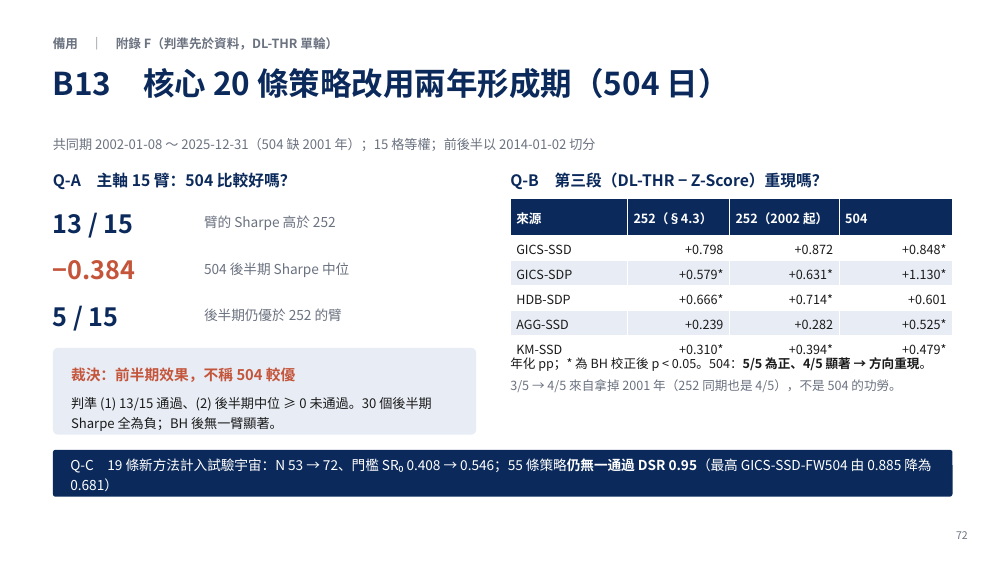
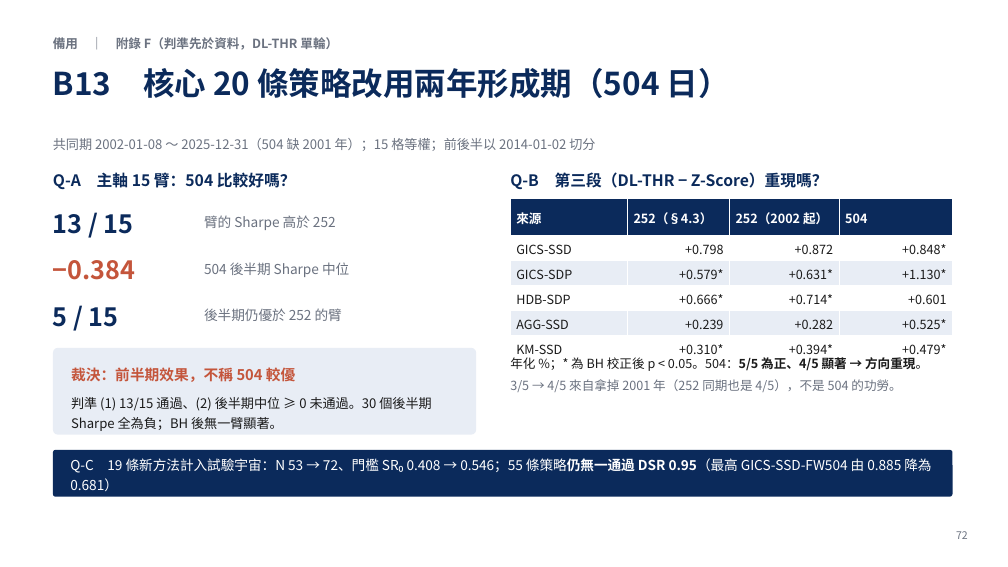
Before and after one commit to LerajieAsta/pairtrade_trainingproject, a slide deck: slide 72 of thesis/1150922_60min.pptx. Drawn at 1008x567 pixels with LibreOffice and Linux fonts; fonts in the diff are those of the drawing. Boxes give left, top, right and bottom in pixels: in the first picture for what was removed or moved away, otherwise in the second. Text is boxed around its words. In the diff, an @@ line names an element or a change of style, - is before the commit and + after.

```diff
--- a/thesis/1150922_60min.pptx
+++ b/thesis/1150922_60min.pptx
@@ text at bbox=[510, 355, 928, 372]: text changed @@
-年化 pp；* 為 BH 校正後 p < 0.05。504：5/5 為正、4/5 顯著 → 方向重現。
+年化 %；* 為 BH 校正後 p < 0.05。504：5/5 為正、4/5 顯著 → 方向重現。
```
Also in this commit, not shown: 3 other slides changed, 5 other files.
